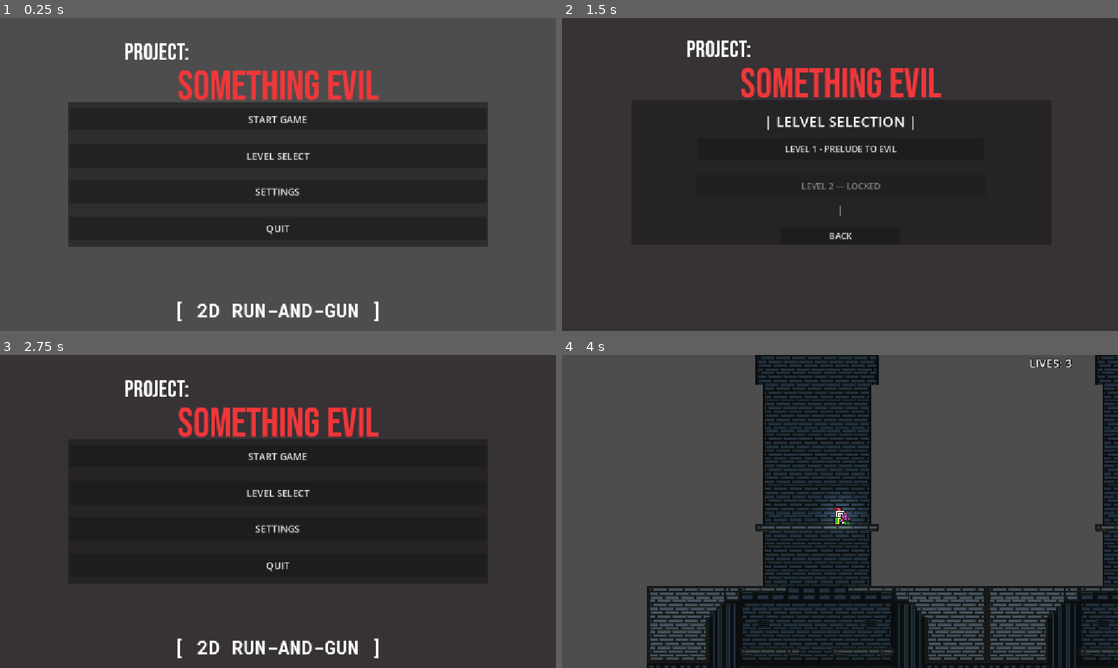
Above: before the commit, frames 1-4 (two rows, left to right).
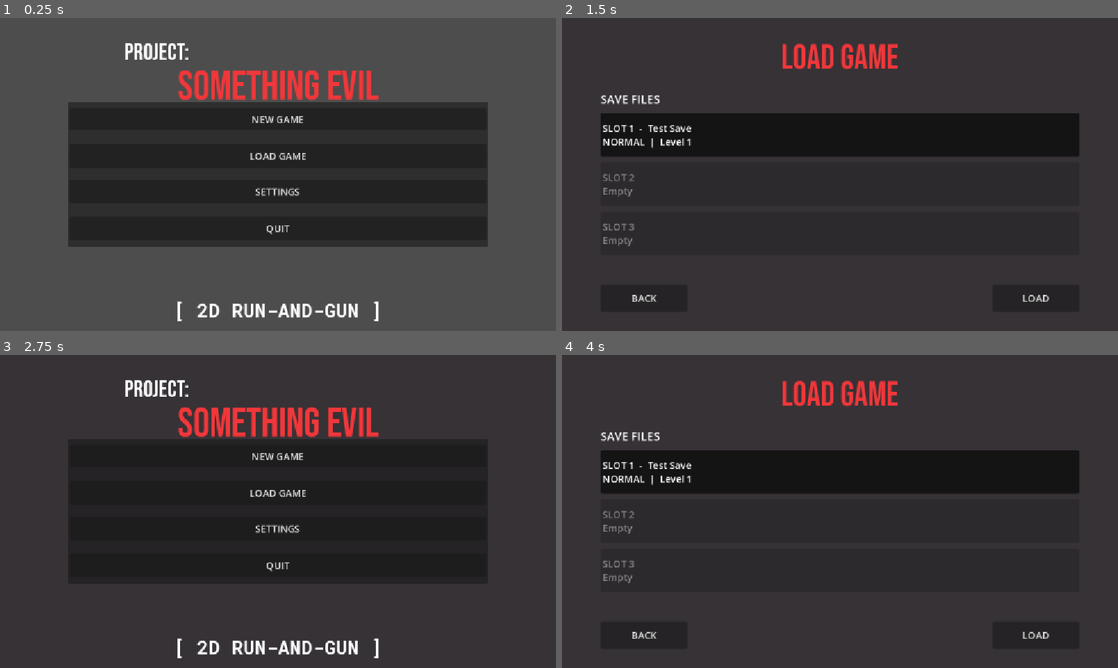
Above: after the commit, the same moments.

Repository: InferiorPosterior/project-something-evil
Game: Godot game, scene res://Scenes/game.tscn
Same seed, same stepped clock (60 frames per second), same inputs: the game is played once before the commit and once after it.
Inputs (mouse positions are in pixels of both pictures, inside the frame that each line leads up to):
- Up to frame 1 (0.25 s): no input
- Up to frame 2 (1.5 s): click "LEVEL SELECT" (after the commit: "LOAD GAME") at 0.5 s; click (840, 133) at 1.25 s, where only the run after the commit has a clickable "SLOT 1 - Test Save NORMAL | L…"
- Up to frame 3 (2.75 s): click "BACK" at 2 s
- Up to frame 4 (4 s): click "LEVEL SELECT" (after the commit: "LOAD GAME") at 2.75 s; click (840, 486) at 3.5 s, where only the run before the commit has a clickable "LEVEL 1 - PRELUDE TO EVIL"

The runs differ from the first frame. In frame 1, 0.3% of the frame differs, in the area x 44-56%, y 31-46%; in frame 2, 6.5%; in frame 3, 0.4%; in frame 4, 85%, in the area x 0-100%, y 0-100%.

Commit message:
ui for saved games and placeholders

Diff:
--- a/Scenes/main_menu.tscn
+++ b/Scenes/main_menu.tscn
@@ -64,7 +64,7 @@
 offset_right = 1163.0
 offset_bottom = 222.0
 theme_override_font_sizes/font_size = 20
-text = "START GAME"
+text = "NEW GAME"
 
 [node name="SettingsButton" type="Button" parent="CenterContainer/Panel/Control" unique_id=1295366362]
 layout_mode = 0
@@ -91,8 +91,7 @@
 offset_right = 1163.0
 offset_bottom = 300.0
 theme_override_font_sizes/font_size = 20
-text = "LEVEL SELECT
-"
+text = "LOAD GAME"
 
 [node name="Title" type="Label" parent="CenterContainer/Panel/Control" unique_id=1235139603]
 layout_mode = 1
--- /dev/null
+++ b/Scenes/save_select.tscn
@@ -0,0 +1,171 @@
+[gd_scene format=3]
+
+[ext_resource type="Script" path="res://Scripts/save_select.gd" id="1_save"]
+[ext_resource type="FontFile" path="res://Fonts/BebasNeue-Regular.ttf" id="2_bebas"]
+
+[node name="SaveSelect" type="Control"]
+layout_mode = 3
+anchors_preset = 15
+anchor_right = 1.0
+anchor_bottom = 1.0
+grow_horizontal = 2
+grow_vertical = 2
+script = ExtResource("1_save")
+
+[node name="Background" type="ColorRect" parent="."]
+layout_mode = 1
+anchors_preset = 15
+anchor_right = 1.0
+anchor_bottom = 1.0
+grow_horizontal = 2
+grow_vertical = 2
+color = Color(0.21176471, 0.19607843, 0.21176471, 1)
+
+[node name="MarginContainer" type="MarginContainer" parent="."]
+layout_mode = 1
+anchors_preset = 15
+anchor_right = 1.0
+anchor_bottom = 1.0
+grow_horizontal = 2
+grow_vertical = 2
+theme_override_constants/margin_left = 80
+theme_override_constants/margin_top = 40
+theme_override_constants/margin_right = 80
+theme_override_constants/margin_bottom = 40
+
+[node name="VBoxContainer" type="VBoxContainer" parent="MarginContainer"]
+layout_mode = 2
+theme_override_constants/separation = 24
+
+[node name="TitleLabel" type="Label" parent="MarginContainer/VBoxContainer"]
+unique_name_in_owner = true
+layout_mode = 2
+theme_override_colors/font_color = Color(0.94509804, 0.21568628, 0.22745098, 1)
+theme_override_fonts/font = ExtResource("2_bebas")
+theme_override_font_sizes/font_size = 72
+text = "NEW GAME"
+horizontal_alignment = 1
+
+[node name="Columns" type="HBoxContainer" parent="MarginContainer/VBoxContainer"]
+layout_mode = 2
+size_flags_vertical = 3
+theme_override_constants/separation = 48
+
+[node name="SlotsColumn" type="VBoxContainer" parent="MarginContainer/VBoxContainer/Columns"]
+layout_mode = 2
+size_flags_horizontal = 3
+theme_override_constants/separation = 12
+
+[node name="SlotsHeader" type="Label" parent="MarginContainer/VBoxContainer/Columns/SlotsColumn"]
+layout_mode = 2
+theme_override_font_sizes/font_size = 24
+text = "SAVE FILES"
+
+[node name="SlotsBox" type="VBoxContainer" parent="MarginContainer/VBoxContainer/Columns/SlotsColumn"]
+unique_name_in_owner = true
+layout_mode = 2
+theme_override_constants/separation = 12
+
+[node name="Slot1Button" type="Button" parent="MarginContainer/VBoxContainer/Columns/SlotsColumn/SlotsBox"]
+custom_minimum_size = Vector2(0, 90)
+layout_mode = 2
+theme_override_font_sizes/font_size = 20
+toggle_mode = true
+text = "SLOT 1"
+alignment = 0
+
+[node name="Slot2Button" type="Button" parent="MarginContainer/VBoxContainer/Columns/SlotsColumn/SlotsBox"]
+custom_minimum_size = Vector2(0, 90)
+layout_mode = 2
+theme_override_font_sizes/font_size = 20
+toggle_mode = true
+text = "SLOT 2"
+alignment = 0
+
+[node name="Slot3Button" type="Button" parent="MarginContainer/VBoxContainer/Columns/SlotsColumn/SlotsBox"]
+custom_minimum_size = Vector2(0, 90)
+layout_mode = 2
+theme_override_font_sizes/font_size = 20
+toggle_mode = true
+text = "SLOT 3"
+alignment = 0
+
+[node name="NewGameOptions" type="VBoxContainer" parent="MarginContainer/VBoxContainer/Columns"]
+unique_name_in_owner = true
+layout_mode = 2
+size_flags_horizontal = 3
+theme_override_constants/separation = 12
+
+[node name="NameLabel" type="Label" parent="MarginContainer/VBoxContainer/Columns/NewGameOptions"]
+layout_mode = 2
+theme_override_font_sizes/font_size = 24
+text = "SAVE NAME"
+
+[node name="NameEdit" type="LineEdit" parent="MarginContainer/VBoxContainer/Columns/NewGameOptions"]
+unique_name_in_owner = true
+custom_minimum_size = Vector2(0, 50)
+layout_mode = 2
+theme_override_font_sizes/font_size = 20
+placeholder_text = "Select a slot first"
+max_length = 20
+
+[node name="DifficultyLabel" type="Label" parent="MarginContainer/VBoxContainer/Columns/NewGameOptions"]
+layout_mode = 2
+theme_override_font_sizes/font_size = 24
+text = "DIFFICULTY"
+
+[node name="DifficultyBox" type="HBoxContainer" parent="MarginContainer/VBoxContainer/Columns/NewGameOptions"]
+unique_name_in_owner = true
+layout_mode = 2
+theme_override_constants/separation = 12
+
+[node name="EasyButton" type="Button" parent="MarginContainer/VBoxContainer/Columns/NewGameOptions/DifficultyBox"]
+custom_minimum_size = Vector2(0, 60)
+layout_mode = 2
+size_flags_horizontal = 3
+theme_override_font_sizes/font_size = 20
+toggle_mode = true
+text = "EASY"
+
+[node name="NormalButton" type="Button" parent="MarginContainer/VBoxContainer/Columns/NewGameOptions/DifficultyBox"]
+custom_minimum_size = Vector2(0, 60)
+layout_mode = 2
+size_flags_horizontal = 3
+theme_override_font_sizes/font_size = 20
+toggle_mode = true
+text = "NORMAL"
+
+[node name="HardButton" type="Button" parent="MarginContainer/VBoxContainer/Columns/NewGameOptions/DifficultyBox"]
+custom_minimum_size = Vector2(0, 60)
+layout_mode = 2
+size_flags_horizontal = 3
+theme_override_font_sizes/font_size = 20
+toggle_mode = true
+text = "HARD"
+
+[node name="DifficultyInfo" type="Label" parent="MarginContainer/VBoxContainer/Columns/NewGameOptions"]
+unique_name_in_owner = true
+layout_mode = 2
+theme_override_font_sizes/font_size = 18
+text = "A relaxed run."
+
+[node name="BottomRow" type="HBoxContainer" parent="MarginContainer/VBoxContainer"]
+layout_mode = 2
+
+[node name="BackButton" type="Button" parent="MarginContainer/VBoxContainer/BottomRow"]
+unique_name_in_owner = true
+custom_minimum_size = Vector2(180, 56)
+layout_mode = 2
+theme_override_font_sizes/font_size = 20
+text = "BACK"
+
+[node name="Spacer" type="Control" parent="MarginContainer/VBoxContainer/BottomRow"]
+layout_mode = 2
+size_flags_horizontal = 3
+
+[node name="ConfirmButton" type="Button" parent="MarginContainer/VBoxContainer/BottomRow"]
+unique_name_in_owner = true
+custom_minimum_size = Vector2(180, 56)
+layout_mode = 2
+theme_override_font_sizes/font_size = 20
+text = "START"
--- a/Scripts/main_menu.gd
+++ b/Scripts/main_menu.gd
@@ -10,15 +10,17 @@
 	$CenterContainer/Panel/Control/QuitButton.pressed.connect(_on_quit_pressed)
 
 
-# Runs when Start Game is clicked.
+# Runs when New Game is clicked.
 func _on_start_pressed():
-	# Opens the existing game scene.
-	get_tree().change_scene_to_file("res://Scenes/stage_1_prelude_to_evil.tscn")
+	# Opens the save select scene in "new game" mode.
+	SaveSelect.pending_mode = SaveSelect.Mode.NEW
+	get_tree().change_scene_to_file("res://Scenes/save_select.tscn")
 
-#Runs when Select Level is clicked.
+# Runs when Load Game is clicked.
 func _on_level_select_pressed():
-	# Opens the level selection scene.
-	get_tree().change_scene_to_file("res://Scenes/level_select.tscn")
+	# Opens the same save select scene in "load game" mode.
+	SaveSelect.pending_mode = SaveSelect.Mode.LOAD
+	get_tree().change_scene_to_file("res://Scenes/save_select.tscn")
 
 # Runs when Settings is clicked.
 func _on_settings_pressed():
--- /dev/null
+++ b/Scripts/save_select.gd
@@ -0,0 +1,112 @@
+# THIS IS SAVE SELECT SCRIPT
+# One scene used for both New Game and Load Game.
+# The main menu sets SaveSelect.pending_mode before opening this scene.
+# there is no real saving yet. Everything marked PLACEHOLDER is where the save system plugs in later.
+class_name SaveSelect extends Control
+
+enum Mode { NEW, LOAD }
+
+const SLOT_COUNT: int = 3
+const DIFFICULTY_NAMES: Array[String] = ["EASY", "NORMAL", "HARD"]
+# PLACEHOLDER descriptions, edit these once difficulty actually changes something
+const DIFFICULTY_INFO: Array[String] = [
+	"A relaxed run.",
+	"The intended experience.",
+	"For players who want a challenge.",
+]
+# Shows one fake save in Slot 1 so you can preview the Load Game screen. Set to false when real saves exist.
+const PREVIEW_FAKE_SAVE: bool = true
+
+# SET BY THE MAIN MENU BEFORE CHANGING TO THIS SCENE
+static var pending_mode: Mode = Mode.NEW
+
+# WHAT THE PLAYER PICKED (the game / save system can read these later)
+static var current_slot: int = -1
+static var current_save_name: String = ""
+static var current_difficulty: int = 1 # index into DIFFICULTY_NAMES
+
+var _mode: Mode
+var _slot_buttons: Array[Button] = []
+var _difficulty_buttons: Array[Button] = []
+var _selected_slot: int = -1
+var _selected_difficulty: int = 1
+
+func _ready() -> void:
+	_mode = pending_mode
+
+	# SLOT BUTTONS (only one can be selected at a time)
+	var slot_group := ButtonGroup.new()
+	for child in %SlotsBox.get_children():
+		if child is Button:
+			var index := _slot_buttons.size()
+			child.button_group = slot_group
+			child.pressed.connect(_on_slot_pressed.bind(index))
+			_slot_buttons.append(child)
+
+	# DIFFICULTY BUTTONS (EASY / NORMAL / HARD)
+	var difficulty_group := ButtonGroup.new()
+	for child in %DifficultyBox.get_children():
+		if child is Button:
+			var index := _difficulty_buttons.size()
+			child.text = DIFFICULTY_NAMES[index]
+			child.button_group = difficulty_group
+			child.pressed.connect(_on_difficulty_pressed.bind(index))
+			_difficulty_buttons.append(child)
+	_difficulty_buttons[_selected_difficulty].button_pressed = true
+	_update_difficulty_info()
+
+	%BackButton.pressed.connect(_on_back_pressed)
+	%ConfirmButton.pressed.connect(_on_confirm_pressed)
+
+	# NEW GAME SHOWS NAME + DIFFICULTY, LOAD GAME HIDES THEM
+	%TitleLabel.text = "NEW GAME" if _mode == Mode.NEW else "LOAD GAME"
+	%ConfirmButton.text = "START" if _mode == Mode.NEW else "LOAD"
+	%NewGameOptions.visible = _mode == Mode.NEW
+	%ConfirmButton.disabled = true
+
+	_refresh_slots()
+
+# PLACEHOLDER: replace with real save file reading. Return {} when the slot is empty.
+func _get_slot_data(slot: int) -> Dictionary:
+	if PREVIEW_FAKE_SAVE and slot == 0:
+		return {"name": "Test Save", "difficulty": 1, "level": "Level 1"}
+	return {}
+
+func _refresh_slots() -> void:
+	for i in _slot_buttons.size():
+		var data := _get_slot_data(i)
+		var button := _slot_buttons[i]
+		if data.is_empty():
+			button.text = "SLOT %d\nEmpty" % (i + 1)
+			button.disabled = _mode == Mode.LOAD # NOTHING TO LOAD FROM AN EMPTY SLOT
+		else:
+			button.text = "SLOT %d  -  %s\n%s  |  %s" % [i + 1, data["name"], DIFFICULTY_NAMES[data["difficulty"]], data["level"]]
+			button.disabled = false
+
+func _on_slot_pressed(index: int) -> void:
+	_selected_slot = index
+	%ConfirmButton.disabled = false
+	%NameEdit.placeholder_text = "Save %d" % (index + 1)
+
+func _on_difficulty_pressed(index: int) -> void:
+	_selected_difficulty = index
+	_update_difficulty_info()
+
+func _update_difficulty_info() -> void:
+	%DifficultyInfo.text = DIFFICULTY_INFO[_selected_difficulty]
+
+func _on_confirm_pressed() -> void:
+	current_slot = _selected_slot
+	if _mode == Mode.NEW:
+		var typed_name: String = %NameEdit.text.strip_edges()
+		current_save_name = typed_name if typed_name != "" else "Save %d" % (_selected_slot + 1)
+		current_difficulty = _selected_difficulty
+		# TODO: create the save file for this slot here
+	else:
+		# TODO: read the save file for this slot here and apply it
+		pass
+	# PLACEHOLDER: always starts level 1 for now
+	get_tree().change_scene_to_file("res://Scenes/stage_1_prelude_to_evil.tscn")
+
+func _on_back_pressed() -> void:
+	get_tree().change_scene_to_file("res://Scenes/main_menu.tscn")
Not shown: 1 places in Scenes/main_menu.tscn that only renumber resources
Not shown, changed: Scripts/main_menu.gd.uid
Not shown, added: Scripts/save_select.gd.uid
